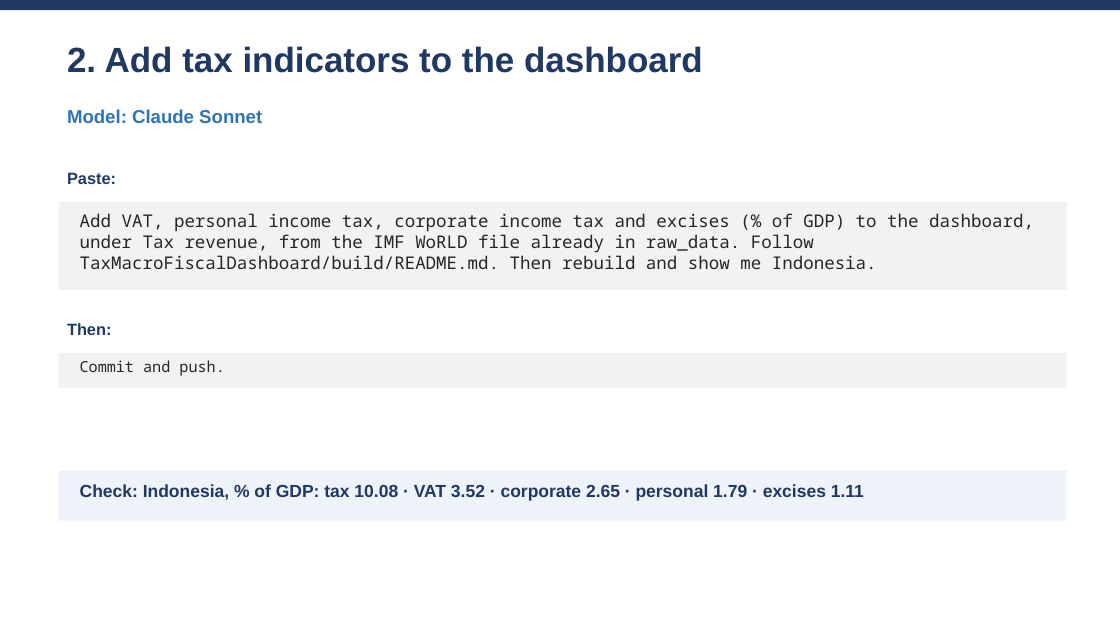
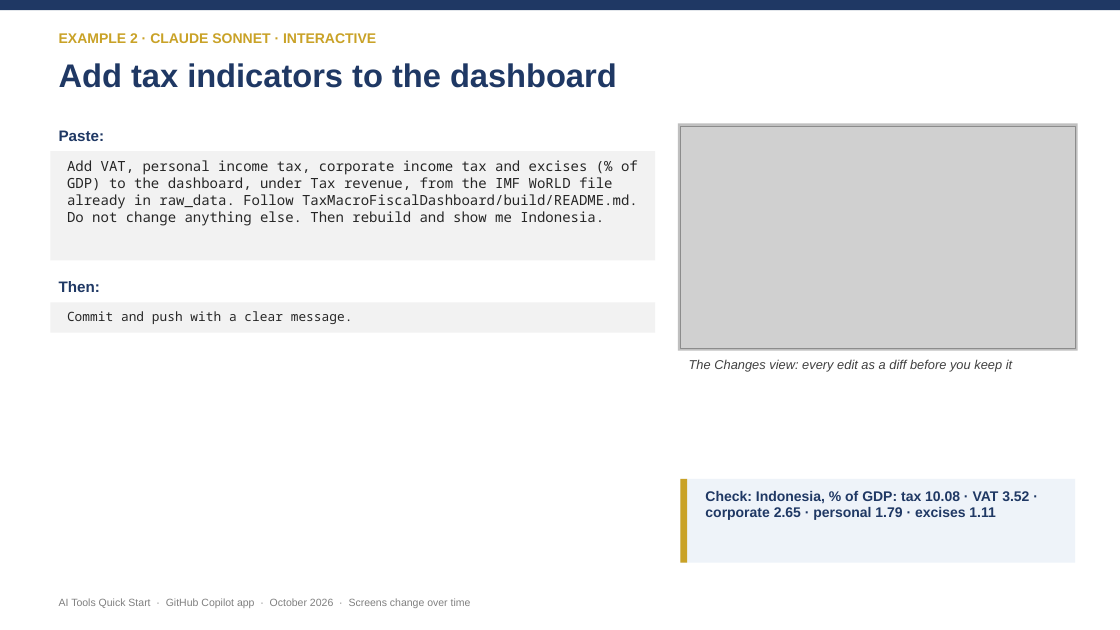
Before and after one commit to cpmodel/new-ai-tools, a slide deck: slide 5 of user_guide/AI_Tools_Quick_Start.pptx (slide 3 before the commit). Drawn at 1120x630 pixels with LibreOffice and Linux fonts; fonts in the diff are those of the drawing; grey boxes stand for pictures. Boxes give left, top, right and bottom in pixels: in the first picture for what was removed or moved away, otherwise in the second. Text is boxed around its words. In the diff, an @@ line names an element or a change of style, - is before the commit and + after.

```diff
--- a/user_guide/AI_Tools_Quick_Start.pptx
+++ b/user_guide/AI_Tools_Quick_Start.pptx
@@ text added at box(59, 33, 376, 43), 12 pt, text #C9A227, bold @@
+EXAMPLE 2 · CLAUDE SONNET · INTERACTIVE
@@ text at box(59, 63, 617, 88): text changed; size 30 to 28 pt @@
-2. Add tax indicators to the dashboard
+Add tax indicators to the dashboard
@@ text removed at box(67, 109, 262, 123) @@
-Model: Claude Sonnet
@@ text "Paste:": place and size @@
-text "Paste:" at box(67, 172, 116, 184)
+text "Paste:" at box(59, 130, 104, 141)
@@ text "Paste:" at box(59, 130, 104, 141): size 14 to 13 pt; less space between paragraphs @@
@@ rectangle added at box(678, 124, 1078, 350), fill #BFBFBF @@
@@ picture added at box(681, 126, 1075, 348) @@
@@ rectangle: place and size @@
-rectangle at box(59, 202, 1067, 290)
+rectangle at box(50, 151, 655, 260)
@@ text at box(67, 160, 638, 226): text changed; size 15 to 12 pt @@
-Add VAT, personal income tax, corporate income tax and excises (% of GDP) to the dashboard, under Tax revenue, from the IMF WoRLD file already in raw_data. Follow TaxMacroFiscalDashboard/build/README.md. Then rebuild and show me Indonesia.
+Add VAT, personal income tax, corporate income tax and excises (% of GDP) to the dashboard, under Tax revenue, from the IMF WoRLD file already in raw_data. Follow TaxMacroFiscalDashboard/build/README.md. Do not change anything else. Then rebuild and show me Indonesia.
@@ text "Then:" at box(59, 281, 100, 292): size 14 to 13 pt; less space between paragraphs @@
@@ text "Then:": place and size @@
-text "Then:" at box(67, 323, 111, 335)
+text "Then:" at box(59, 281, 100, 292)
@@ rectangle added at box(50, 302, 655, 333), fill #F2F2F2 @@
@@ text at box(67, 311, 353, 324): text changed; size 13 to 11 pt @@
-Commit and push.
+Commit and push with a clear message.
@@ rectangle removed at box(59, 353, 1067, 388) @@
@@ text added at box(689, 359, 1012, 372), 11 pt, text #404040, italic @@
+The Changes view: every edit as a diff before you keep it
@@ rectangle removed at box(59, 471, 1067, 521) @@
@@ rectangle added at box(681, 479, 1075, 563), fill #EEF3F9 @@
@@ rectangle added at box(681, 479, 687, 563), fill #C9A227 @@
@@ text "Check: Indonesia, % of GDP: ...": place and size @@
-text "Check: Indonesia, % of GDP: ..." at box(80, 484, 864, 501)
+text "Check: Indonesia, % of GDP: ..." at box(705, 491, 1029, 520)
@@ text "Check: Indonesia, % of GDP: ..." at box(705, 491, 1029, 520): size 15 to 12 pt; less space between paragraphs @@
@@ text added at box(59, 598, 471, 608), 9 pt, text #808080 @@
+AI Tools Quick Start · GitHub Copilot app · October 2026 · Screens change over time
```
Also in this commit, not shown: 1 other slide changed, 4 slides added, 1 slide removed, 3 other files.
